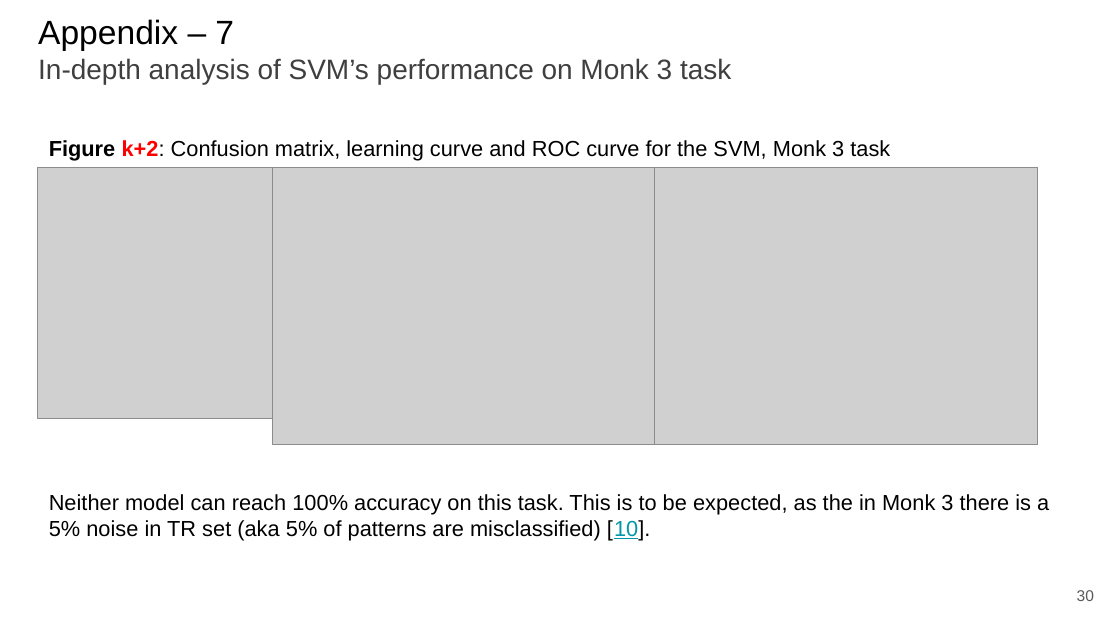
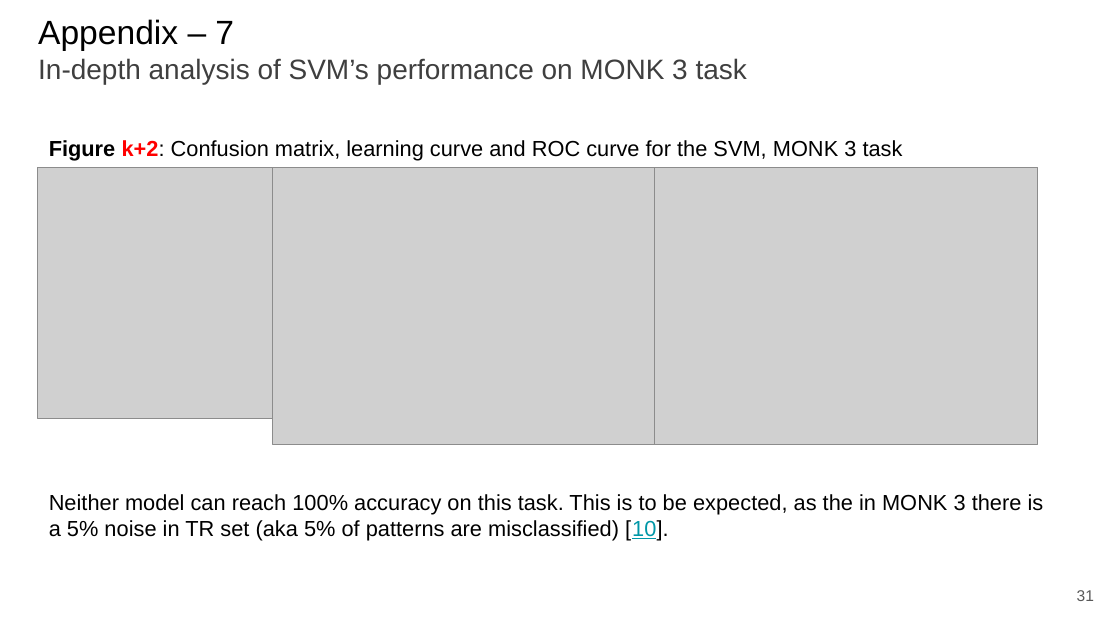
Before and after one commit to paolo-junior-mollica/machine-learning-project, a slide deck: slide 31 of relazione/ML-2023-PRJ-Slides-Demo.pptx (slide 30 before the commit). Drawn at 1120x630 pixels with LibreOffice and Linux fonts; fonts in the diff are those of the drawing; grey boxes stand for pictures. Boxes give left, top, right and bottom in pixels: in the first picture for what was removed or moved away, otherwise in the second. Text is boxed around its words. In the diff, an @@ line names an element or a change of style, - is before the commit and + after.

```diff
--- a/relazione/ML-2023-PRJ-Slides-Demo.pptx
+++ b/relazione/ML-2023-PRJ-Slides-Demo.pptx
@@ title at [38,19,747,84]: text changed @@
-Appendix – 7
-In-depth analysis of SVM’s performance on Monk 3 task
+Appendix – 7
+In-depth analysis of SVM’s performance on MONK 3 task
@@ text at [49,140,903,161]: text changed @@
-Figure k+2: Confusion matrix, learning curve and ROC curve for the SVM, Monk 3 task
+Figure k+2: Confusion matrix, learning curve and ROC curve for the SVM, MONK 3 task
@@ text at [49,494,1044,541]: text changed @@
-Neither model can reach 100% accuracy on this task. This is to be expected, as the in Monk 3 there is a 5% noise in TR set (aka 5% of patterns are misclassified) [10].
+Neither model can reach 100% accuracy on this task. This is to be expected, as the in MONK 3 there is a 5% noise in TR set (aka 5% of patterns are misclassified) [10].
@@ page number at [1077,590,1094,601]: text changed @@
-30
+31
```
Also in this commit, not shown: 17 other slides changed, 2 slides added.
